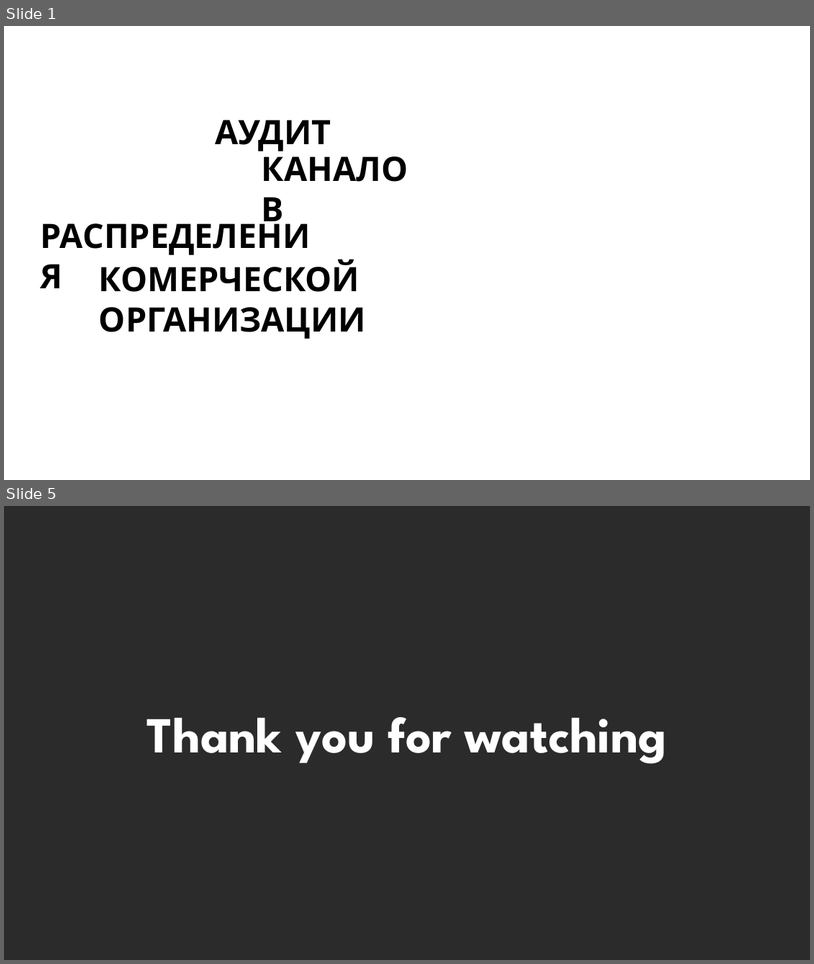
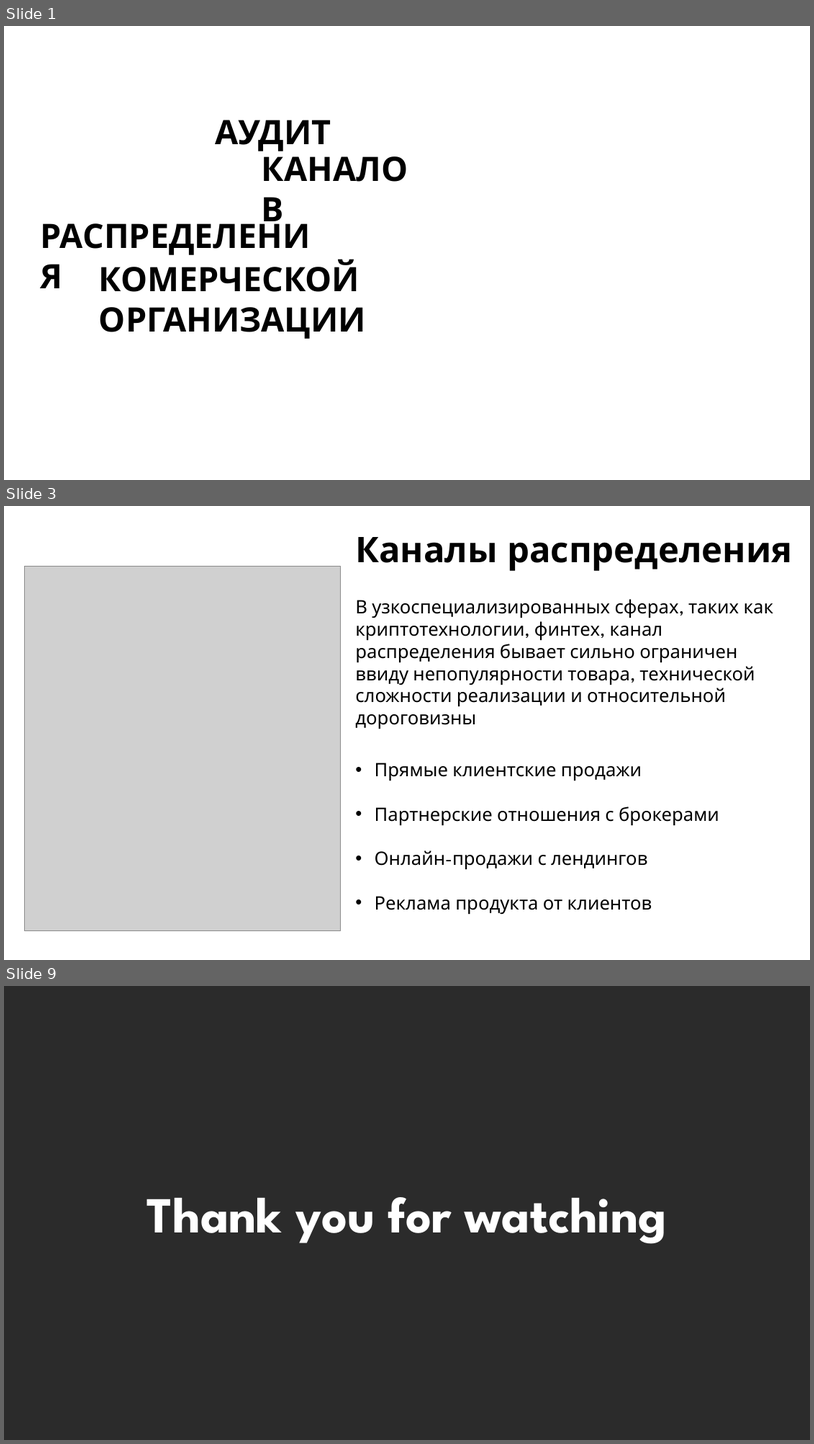
Before and after one commit to kharbacheuski/BSUIR_LABS, a slide deck: 5_term/МППиУ/SOFT_FX_PRES_5.pptx. Shown one above the other, each under a label of ours: slides 1 and 5 before the commit, slides 1, 3 and 9 after it; the slides between them are not shown. The pictures are 814x964 and 814x1444 pixels, drawn with LibreOffice and Linux fonts; fonts in the diff are those of the drawing; grey boxes stand for pictures; background and template pictures are left out; a plain dark background stands for a picture behind light text. Boxes give left, top, right and bottom in pixels: in the first picture for what was removed or moved away, otherwise in the second. Text is boxed around its words. In the diff, an @@ line names an element or a change of style, - is before the commit and + after.

```diff
--- a/5_term/МППиУ/SOFT_FX_PRES_5.pptx
+++ b/5_term/МППиУ/SOFT_FX_PRES_5.pptx
@@ slide 3 added at (x1=4, y1=506, x2=810, y2=960), background #FFFFFF @@
@@ title added at (x1=356, y1=537, x2=792, y2=571), 42 pt, text #000000, bold @@
+Каналы распределения
@@ picture added at (x1=25, y1=566, x2=341, y2=930) @@
@@ text added at (x1=355, y1=599, x2=774, y2=728), 22 pt, text #000000 @@
+В узкоспециализированных сферах, таких как криптотехнологии, финтех, канал распределения бывает сильно ограничен ввиду непопулярности товара, технической сложности реализации и относительной дороговизны
@@ text added at (x1=375, y1=762, x2=720, y2=914), 22 pt, text #000000 @@
+• Прямые клиентские продажи
+• Партнерские отношения с брокерами
+• Онлайн-продажи с лендингов
+• Реклама продукта от клиентов
@@ what was slide 5 is now slide 9 @@
```
Also in this commit, not shown: 6 other slides added, 3 slides removed, 1 other file.
